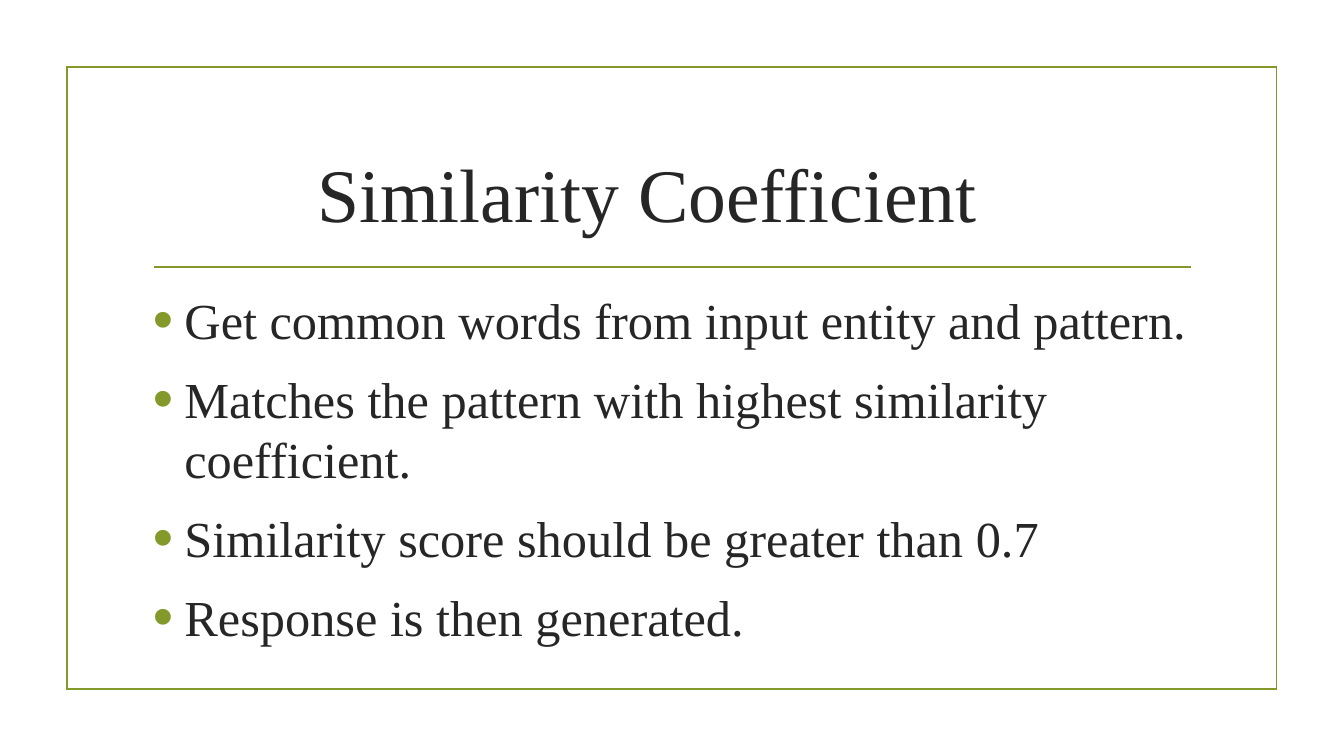
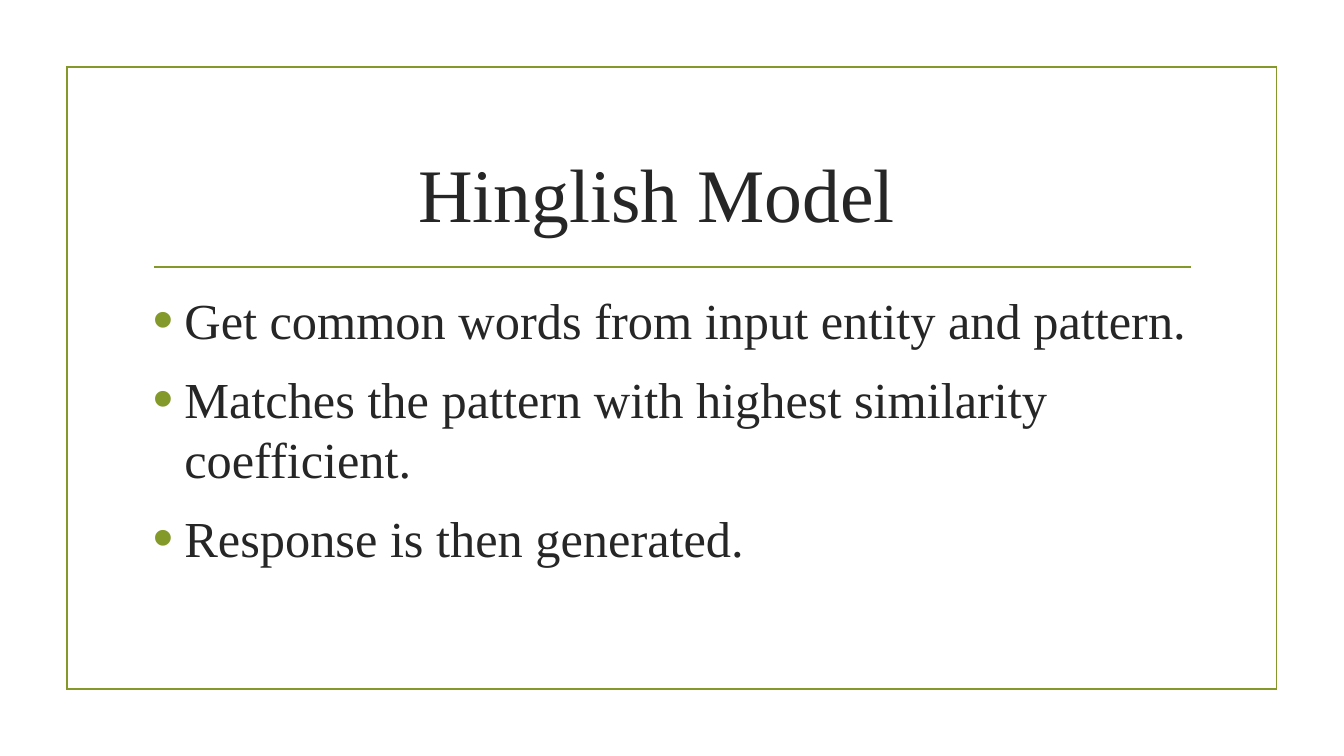
Before and after one commit to Nikunj-Khinchi/MetroChatBot, a slide deck: slide 6 of Metro Chatbot.pptx. Drawn at 1344x756 pixels with LibreOffice and Linux fonts; fonts in the diff are those of the drawing; background and template pictures are left out. Boxes give left, top, right and bottom in pixels: in the first picture for what was removed or moved away, otherwise in the second. Text is boxed around its words. In the diff, an @@ line names an element or a change of style, - is before the commit and + after.

```diff
--- a/Metro Chatbot.pptx
+++ b/Metro Chatbot.pptx
@@ title at (418, 169, 894, 237): text changed @@
-Similarity Coefficient
+Hinglish Model
@@ text at (184, 522, 1039, 568): paragraph removed @@
-• Similarity score should be greater than 0.7
```
Also in this commit, not shown: 2 other slides changed, 2 slides added, 2 other files.
